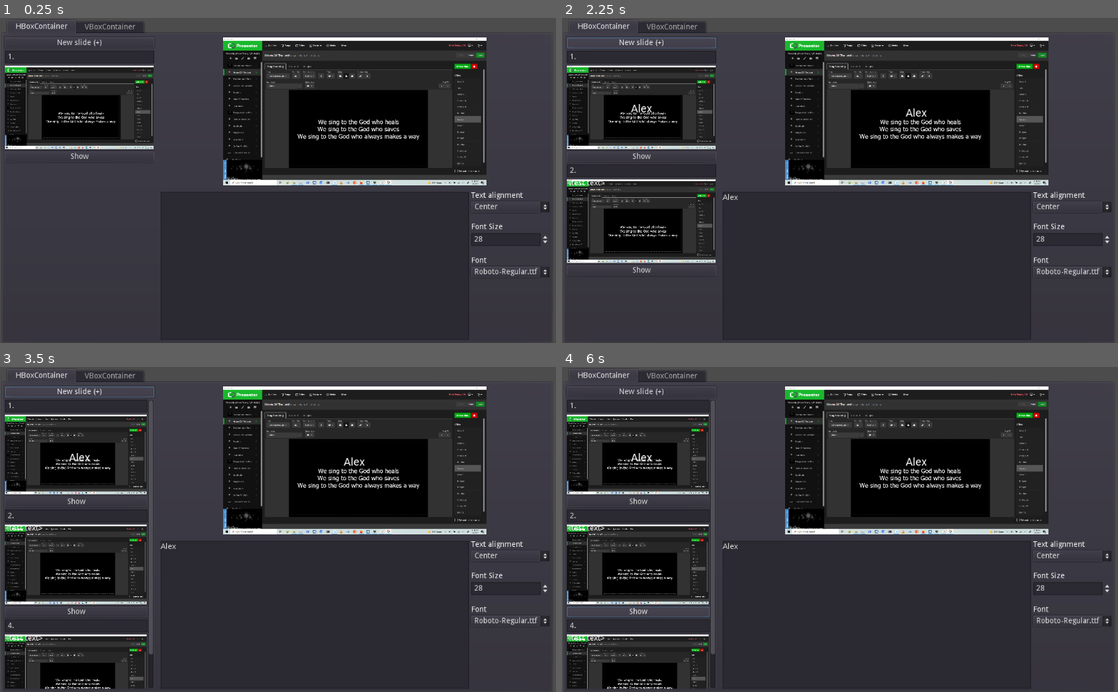
Above: before the commit, frames 1-4 (two rows, left to right).
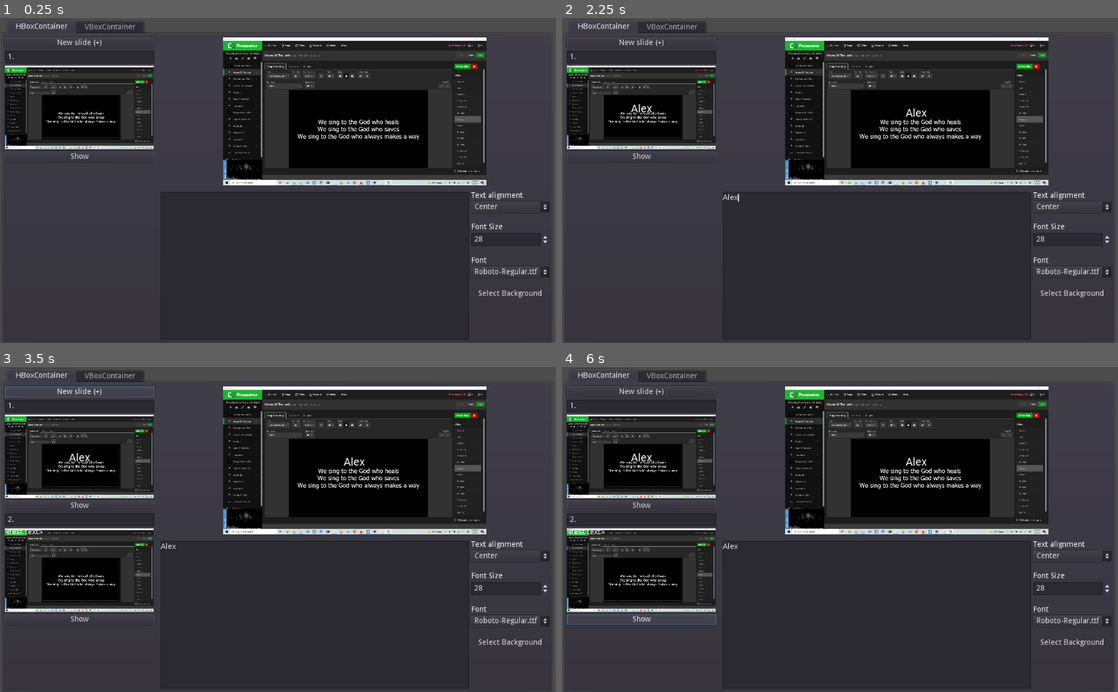
Above: after the commit, the same moments.

Repository: aklapatch/worship-attemp-godot
Game: Godot game, scene res://main.tscn
Same seed, same stepped clock (60 frames per second), same inputs: the game is played once before the commit and once after it.
Inputs (mouse positions are in pixels of both pictures, inside the frame that each line leads up to):
- Up to frame 1 (0.25 s): no input
- Up to frame 2 (2.25 s): click (878, 265) at 0.52 s; type "Alex" at 0.6 s; click (1073, 294) at 1.25 s, where only the run after the commit has a clickable "Select Background"; click "New slide (+)" at 2 s
- Up to frame 3 (3.5 s): click "New slide (+)" at 2.75 s
- Up to frame 4 (6 s): click "Alex" at 3.5 s; click "Show" at 4.25 s; click "<test text>" at 5 s; click "Show" at 5.75 s

The runs differ from the first frame. In frame 1, 0.1% of the frame differs, in the area x 86-98%, y 83-87%; in frame 2, 5.7%; in frame 3, 8.1%; in frame 4, 8.6%, in the area x 0-98%, y 10-100%.
Error in both runs: Invalid get index 'size' (on base: 'Nil'). (res://slidetext_preview.gd:30)

Commit message:
Added image selection menu

Diff:
--- a/HFlowContainer2.gd
+++ b/HFlowContainer2.gd
@@ -1,13 +1,12 @@
 extends HFlowContainer
-
 
 # Declare member variables here. Examples:
 # var a = 2
 # var b = "text"
 
-
 # Called when the node enters the scene tree for the first time.
 onready var pics_found = []
+# TODO: have the zoom slider set the value for this node
 onready var zoom_slider = get_node('../../HFlowContainer/HSlider')
 onready var zoom_slider_val = zoom_slider.value
 
@@ -21,10 +20,7 @@
 		print("Error opening " + path)
 		return
 
-	# open the path in an editor
 	var img_path = ProjectSettings.globalize_path(path)
-	print("img path " + img_path)
-	#OS.shell_open(img_path)
 
 	dir.list_dir_begin()
 	var file_name = dir.get_next()
@@ -41,13 +37,10 @@
 
 			var dup = self.find_node(container_name, true, false)
 			if dup != null:
-				print("Skipping " + file_name)
 				file_name = dir.get_next()
 				continue
 
-			print("Found file: " + file_path)
 			if file_name.ends_with('png') or file_name.ends_with('jpg'):
-				print("Loading " + file_path)
 				var img = Image.new()
 				img.load(file_path)
 				var texture = ImageTexture.new()
@@ -65,6 +58,7 @@
 				child.set_stretch_mode(TextureRect.STRETCH_KEEP_ASPECT)
 				child.set_texture(texture)
 				child.set_custom_minimum_size(size)
+				child.add_to_group("media pics")
 
 				var child_container = VBoxContainer.new()
 				child_container.name = container_name
@@ -80,8 +74,13 @@
 
 		file_name = dir.get_next()
 
+onready var back_sel = get_node("/root/Control/TabContainer/HBoxContainer/HSplitContainer/VSplitContainer/ScrollContainer/HBoxContainer/HFlowContainer/VBoxContainer5/MenuButton")
 func load_self_pics():
 	load_pics("user://images/")
+	back_sel.get_popup().clear()
+	# Set the contents of the image select menu button
+	for child in get_tree().get_nodes_in_group("media pics"):
+		back_sel.add_pic_item(child.get_texture(), "test")
 
 # Called when the node enters the scene tree for the first time.
 func _ready():
@@ -94,11 +93,10 @@
 	if zoom_slider.value != zoom_slider_val:
 		zoom_slider_val = zoom_slider.value
 		# go through all the children and set their new size
-		for child in self.get_children():
+		for child in get_tree().get_nodes_in_group("media pics"):
 			# preserve the aspect ratio from the old pic
 			# find the picture and set its size
-			var pic_child = child.find_node("picture*", true, false)
-			if pic_child != null:
-				var ratio = pic_child.rect_size.x/pic_child.rect_size.y
-				var size = Vector2(zoom_slider_val*ratio, zoom_slider_val)
-				pic_child.set_custom_minimum_size(size)
+
+			var ratio = child.rect_size.x/child.rect_size.y
+			var size = Vector2(zoom_slider_val*ratio, zoom_slider_val)
+			child.set_custom_minimum_size(size)
--- a/OptionButton2.gd
+++ b/OptionButton2.gd
@@ -19,23 +19,16 @@
 		print("Error opening " + path)
 		return
 
-	# open the path in an editor
 	var img_path = ProjectSettings.globalize_path(path)
-	print("img path " + img_path)
-	#OS.shell_open(img_path)
 
 	dir.list_dir_begin()
 	var file_name = dir.get_next()
 	while file_name != "":
-		if dir.current_is_dir():
-			print("Found directory: " + file_name)
-		else:
+		if not dir.current_is_dir():
 			var file_path = img_path + file_name
 
-			print("Found file: " + file_path)
 			if file_name.ends_with('ttf'):
 				output.append(file_name)
-				print("selected " + file_path)
 
 		file_name = dir.get_next()
 	return output
--- /dev/null
+++ b/background_menu.gd
@@ -0,0 +1,43 @@
+extends MenuButton
+
+
+# Declare member variables here. Examples:
+# var a = 2
+# var b = "text"
+
+onready var prev_tex_node = get_node("/root/Control/TabContainer/HBoxContainer/HSplitContainer/VSplitContainer/Preview")
+func send_img_to_preview(index: int):
+	var item_tex = self.get_popup().get_item_icon(index)
+	var orig_tex = ImageTexture.new()
+	orig_tex.create_from_image(item_tex.get_data())
+	prev_tex_node.set_texture(orig_tex)
+	pass
+
+# Called when the node enters the scene tree for the first time.
+func _ready():
+	self.get_popup().hide_on_item_selection = true
+	self.get_popup()
+	self.get_popup().connect("index_pressed", self, "send_img_to_preview")
+	pass # Replace with function body.
+
+func add_pic_item(texture: ImageTexture, label: String):
+	# Set the texture to the right size
+	var img_tex = ImageTexture.new()
+	# use this to make a copy of the image
+	img_tex.create_from_image(texture.get_data())
+	var img_w = img_tex.get_width()
+	var img_h = img_tex.get_height()
+
+	var max_dim = max(img_w, img_h)
+	var bigger_h = false if int(max_dim) == img_w else true
+
+	var scale_factor = 100.0/max_dim
+	var new_h = 100 if bigger_h else float(img_h)*scale_factor
+	var new_w = 100 if not bigger_h else float(img_w)*scale_factor
+
+	var new_size = Vector2(new_w, new_h)
+	img_tex.set_size_override(new_size)
+	self.get_popup().add_icon_item(img_tex, label)
+# Called every frame. 'delta' is the elapsed time since the previous frame.
+#func _process(delta):
+#	pass
--- a/main.tscn
+++ b/main.tscn
@@ -12,6 +12,7 @@
 [ext_resource path="res://Previewtext.gd" type="Script" id=10]
 [ext_resource path="res://slidetext_preview.gd" type="Script" id=11]
 [ext_resource path="res://font-alignment.gd" type="Script" id=12]
+[ext_resource path="res://background_menu.gd" type="Script" id=13]
 
 [sub_resource type="Theme" id=3]
 
@@ -200,27 +201,27 @@
 size_flags_vertical = 3
 
 [node name="TextEdit" type="TextEdit" parent="TabContainer/HBoxContainer/HSplitContainer/VSplitContainer/ScrollContainer/HBoxContainer"]
-margin_right = 588.0
+margin_right = 583.0
 margin_bottom = 273.0
 size_flags_horizontal = 3
 size_flags_vertical = 3
 script = ExtResource( 8 )
 
 [node name="HFlowContainer" type="HFlowContainer" parent="TabContainer/HBoxContainer/HSplitContainer/VSplitContainer/ScrollContainer/HBoxContainer"]
-margin_left = 592.0
+margin_left = 587.0
 margin_right = 716.0
 margin_bottom = 273.0
 custom_constants/vseparation = 20
 custom_constants/hseparation = 20
 
 [node name="VBoxContainer2" type="VBoxContainer" parent="TabContainer/HBoxContainer/HSplitContainer/VSplitContainer/ScrollContainer/HBoxContainer/HFlowContainer"]
-margin_right = 124.0
+margin_right = 129.0
 margin_bottom = 38.0
 size_flags_horizontal = 3
 size_flags_vertical = 3
 
 [node name="Label" type="Label" parent="TabContainer/HBoxContainer/HSplitContainer/VSplitContainer/ScrollContainer/HBoxContainer/HFlowContainer/VBoxContainer2"]
-margin_right = 124.0
+margin_right = 129.0
 margin_bottom = 14.0
 size_flags_horizontal = 3
 size_flags_vertical = 7
@@ -228,7 +229,7 @@
 
 [node name="OptionButton2" type="OptionButton" parent="TabContainer/HBoxContainer/HSplitContainer/VSplitContainer/ScrollContainer/HBoxContainer/HFlowContainer/VBoxContainer2"]
 margin_top = 18.0
-margin_right = 124.0
+margin_right = 129.0
 margin_bottom = 38.0
 size_flags_horizontal = 3
 size_flags_vertical = 3
@@ -237,13 +238,13 @@
 
 [node name="VBoxContainer3" type="VBoxContainer" parent="TabContainer/HBoxContainer/HSplitContainer/VSplitContainer/ScrollContainer/HBoxContainer/HFlowContainer"]
 margin_top = 58.0
-margin_right = 124.0
+margin_right = 129.0
 margin_bottom = 100.0
 size_flags_horizontal = 3
 size_flags_vertical = 3
 
 [node name="Label2" type="Label" parent="TabContainer/HBoxContainer/HSplitContainer/VSplitContainer/ScrollContainer/HBoxContainer/HFlowContainer/VBoxContainer3"]
-margin_right = 124.0
+margin_right = 129.0
 margin_bottom = 14.0
 size_flags_horizontal = 3
 size_flags_vertical = 7
@@ -251,7 +252,7 @@
 
 [node name="FontSize" type="SpinBox" parent="TabContainer/HBoxContainer/HSplitContainer/VSplitContainer/ScrollContainer/HBoxContainer/HFlowContainer/VBoxContainer3"]
 margin_top = 18.0
-margin_right = 124.0
+margin_right = 129.0
 margin_bottom = 42.0
 size_flags_horizontal = 3
 size_flags_vertical = 3
@@ -260,13 +261,13 @@
 
 [node name="VBoxContainer4" type="VBoxContainer" parent="TabContainer/HBoxContainer/HSplitContainer/VSplitContainer/ScrollContainer/HBoxContainer/HFlowContainer"]
 margin_top = 120.0
-margin_right = 124.0
+margin_right = 129.0
 margin_bottom = 158.0
 size_flags_horizontal = 3
 size_flags_vertical = 3
 
 [node name="Label2" type="Label" parent="TabContainer/HBoxContainer/HSplitContainer/VSplitContainer/ScrollContainer/HBoxContainer/HFlowContainer/VBoxContainer4"]
-margin_right = 124.0
+margin_right = 129.0
 margin_bottom = 14.0
 size_flags_horizontal = 3
 size_flags_vertical = 7
@@ -274,12 +275,25 @@
 
 [node name="OptionButton2" type="OptionButton" parent="TabContainer/HBoxContainer/HSplitContainer/VSplitContainer/ScrollContainer/HBoxContainer/HFlowContainer/VBoxContainer4"]
 margin_top = 18.0
-margin_right = 124.0
+margin_right = 129.0
 margin_bottom = 38.0
 size_flags_horizontal = 3
 size_flags_vertical = 3
 text = "<default>"
 script = ExtResource( 9 )
+
+[node name="VBoxContainer5" type="VBoxContainer" parent="TabContainer/HBoxContainer/HSplitContainer/VSplitContainer/ScrollContainer/HBoxContainer/HFlowContainer"]
+margin_top = 178.0
+margin_right = 129.0
+margin_bottom = 198.0
+size_flags_horizontal = 3
+size_flags_vertical = 3
+
+[node name="MenuButton" type="MenuButton" parent="TabContainer/HBoxContainer/HSplitContainer/VSplitContainer/ScrollContainer/HBoxContainer/HFlowContainer/VBoxContainer5"]
+margin_right = 129.0
+margin_bottom = 20.0
+text = "Select Background"
+script = ExtResource( 13 )
 
 [node name="VBoxContainer" type="VBoxContainer" parent="TabContainer"]
 visible = false
--- a/slideTextEdit.gd
+++ b/slideTextEdit.gd
@@ -28,9 +28,12 @@
 # reach out to the preview text and update it when we have changed
 # Called every frame. 'delta' is the elapsed time since the previous frame.
 # warning-ignore:unused_argument
+onready var set_to_zero = false
 func _process(delta):
 	var new_len = len(self.text)
 	if new_len != old_txt_len:
 		set_just_push_text(justify_text)
-	elif new_len == 0:
+		set_to_zero = false
+	elif new_len == 0 and not set_to_zero:
 		previewtext.update_text("")
+		set_to_zero = true
Not shown: 1 places in main.tscn that only renumber resources
